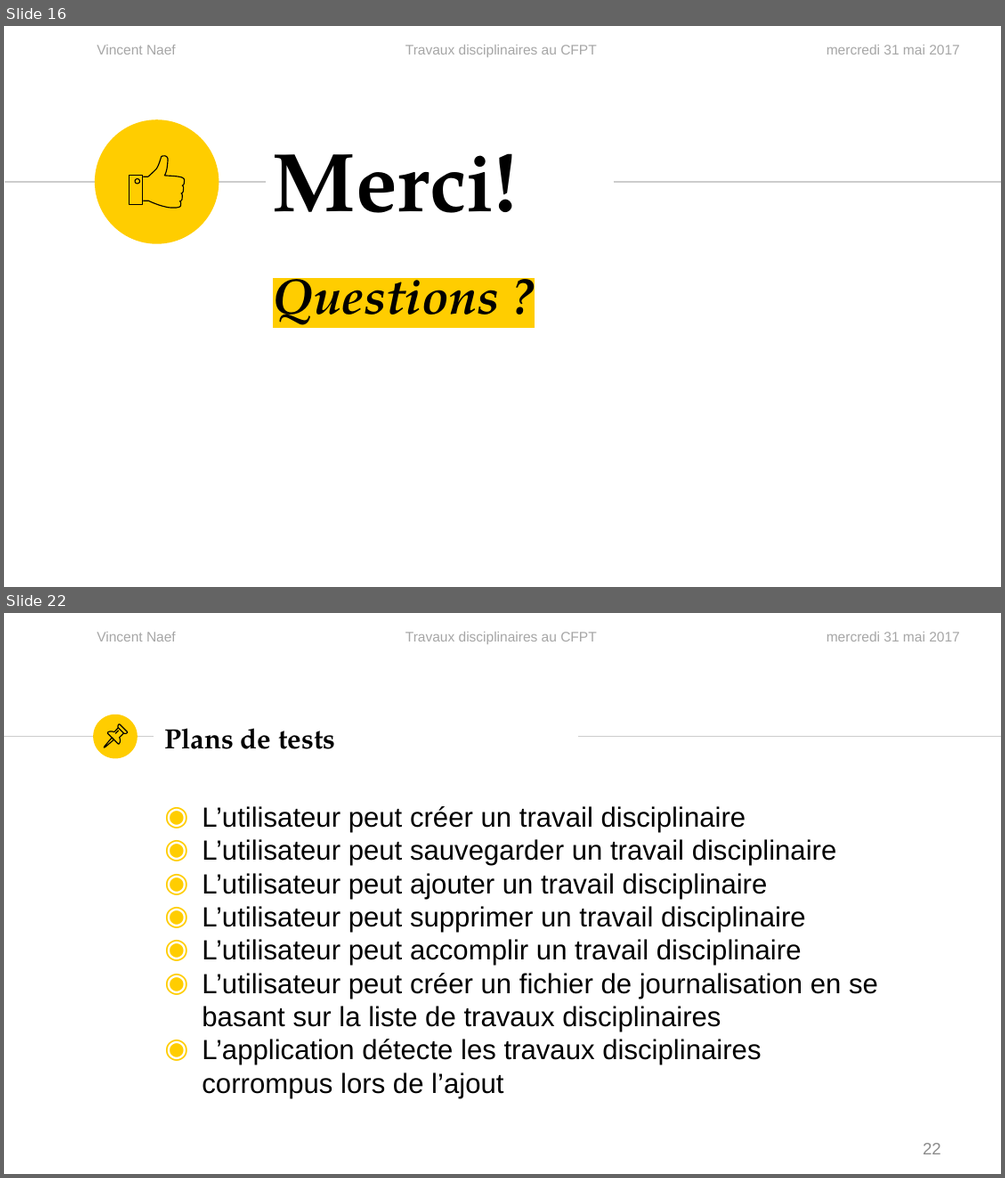
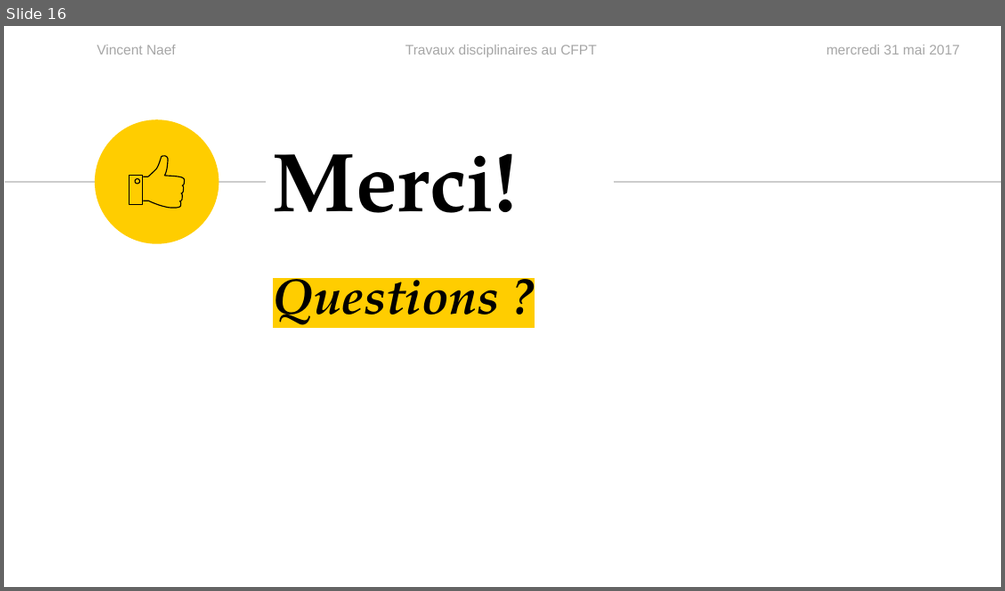
Before and after one commit to vinelo/TPI, a slide deck: Présentation/PresentationTPI.pptx. Shown one above the other, each under a label of ours: slides 16 and 22 before the commit, slide 16 after it; the slides between them are not shown. The pictures are 1005x1178 and 1005x591 pixels, drawn with LibreOffice and Linux fonts; fonts in the diff are those of the drawing. Boxes give left, top, right and bottom in pixels: in the first picture for what was removed or moved away, otherwise in the second. Text is boxed around its words. In the diff, an @@ line names an element or a change of style, - is before the commit and + after.

```diff
--- a/Présentation/PresentationTPI.pptx
+++ b/Présentation/PresentationTPI.pptx
@@ slide 22 removed at bbox=[4, 613, 1001, 1174], background #FFFFFF; not listed: 3 template elements that a slide beside it also shows @@
@@ ellipse removed at bbox=[93, 714, 137, 759] @@
@@ line removed from (4, 737) to (154, 737) @@
@@ group removed at bbox=[104, 724, 127, 747]: 4 freeform shapes @@
@@ title removed at bbox=[164, 728, 335, 749] @@
-Plans de tests
@@ line removed from (578, 737) to (1001, 737) @@
@@ text removed at bbox=[202, 806, 878, 1098] @@
-◉ L’utilisateur peut créer un travail disciplinaire
-◉ L’utilisateur peut sauvegarder un travail disciplinaire
-◉ L’utilisateur peut ajouter un travail disciplinaire
-◉ L’utilisateur peut supprimer un travail disciplinaire
-◉ L’utilisateur peut accomplir un travail disciplinaire
-◉ L’utilisateur peut créer un fichier de journalisation en se basant sur la liste de travaux disciplinaires
-◉ L’application détecte les travaux disciplinaires corrompus lors de l’ajout
@@ page number removed at bbox=[922, 1143, 941, 1154] @@
-22
```
Also in this commit, not shown: 1 slide changed, 43 other slides removed, 1 other file.
